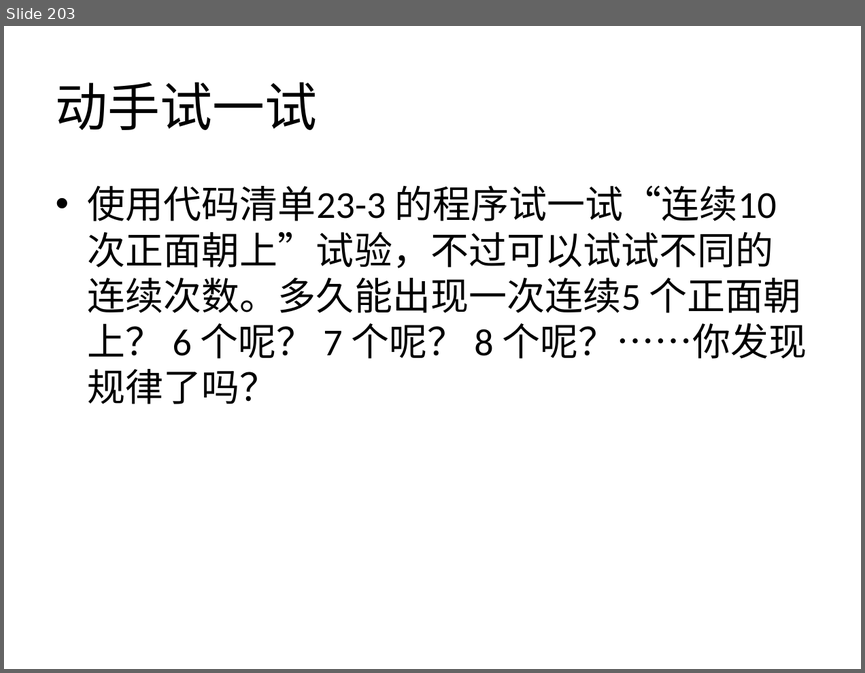
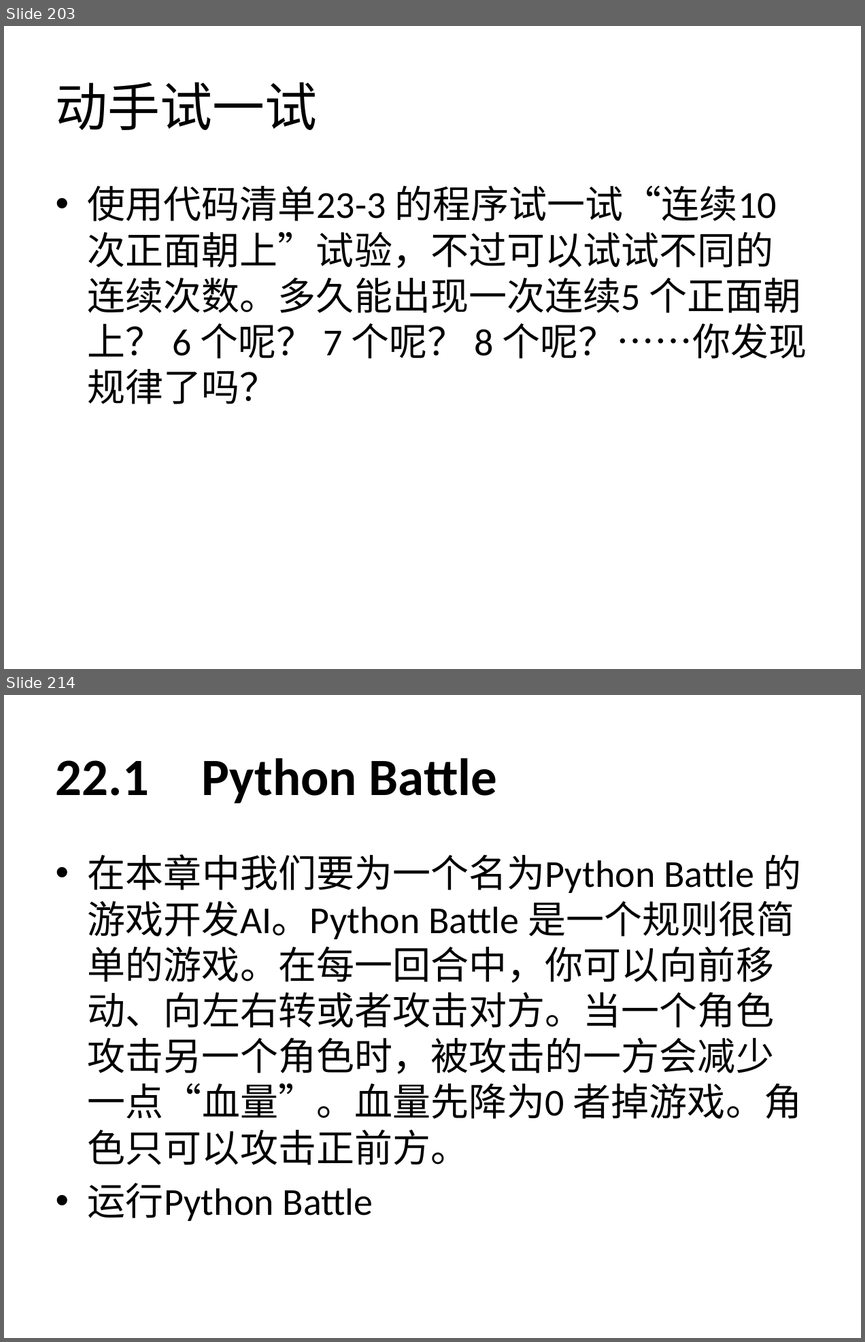
Before and after one commit to zhinan18/Python3, a slide deck: readme/Python3.pptx. Shown one above the other, each under a label of ours: slide 203 before the commit, slides 203 and 214 after it; the slides between them are not shown. The pictures are 865x673 and 865x1342 pixels, drawn with LibreOffice and Linux fonts; fonts in the diff are those of the drawing. Boxes give left, top, right and bottom in pixels: in the first picture for what was removed or moved away, otherwise in the second. Text is boxed around its words. In the diff, an @@ line names an element or a change of style, - is before the commit and + after.

```diff
--- a/readme/Python3.pptx
+++ b/readme/Python3.pptx
@@ slide 214 added at box(4, 695, 861, 1338), background #FFFFFF @@
@@ title added at box(56, 758, 497, 803), 44 pt, text #000000, bold @@
+22.1 Python Battle
@@ text added at box(88, 854, 802, 1221), 32 pt, text #000000 @@
+• 在本章中我们要为一个名为Python Battle 的游戏开发AI。Python Battle 是一个规则很简单的游戏。在每一回合中，你可以向前移动、向左右转或者攻击对方。当一个角色攻击另一个角色时，被攻击的一方会减少一点“血量”。血量先降为0 者掉游戏。角色只可以攻击正前方。
+• 运行Python Battle
```
Also in this commit, not shown: 16 other slides added, 2 other files.
